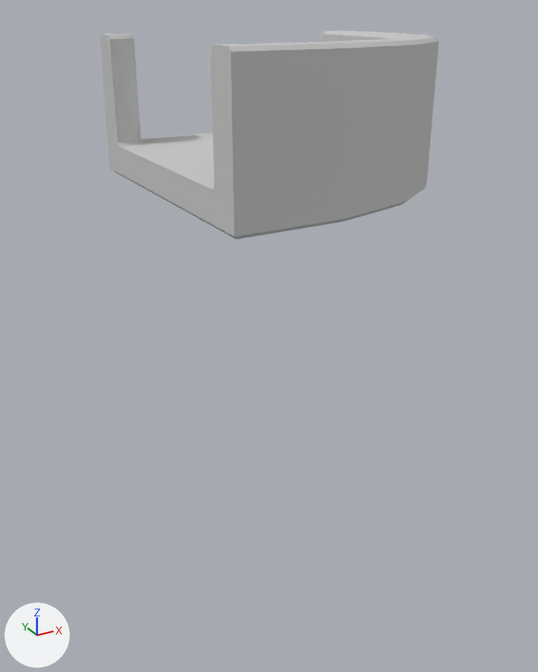
Two versions of the FBX model Assets/Models/Corner.fbx, one commit apart.
The view is the same before and after, from a 50 mm camera at (-74.3, -122.0, 17.6) aimed at (-6.6, 1.0, -43.9). Every picture has the same lights, and +X, +Y and +Z are marked at lower left. Where no turn or scale is listed for an object, it has been applied to the vertices.

Names of what the first picture shows: 'Corner'.
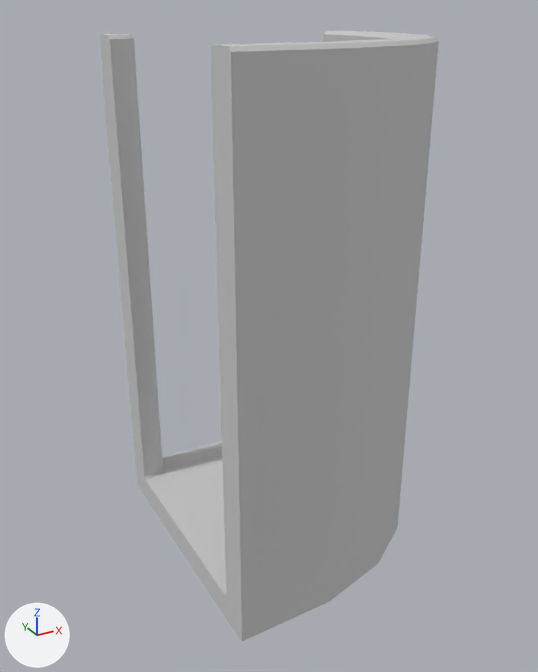
The newer file is also rescaled (x0.2), turned or shifted as a whole; pictures and numbers use the older file's frame.

Patch to the scene script:
```diff
--- a/Assets/Models/Corner.fbx.py
+++ b/Assets/Models/Corner.fbx.py
@@ me_mesh @@
 # used by ob_corner; location = (0.0, 0.0, 0.0)
-me_mesh.from_pydata(...)  # 115 vertices, 123 faces; spans x -28.6..28.6, y -28.5..28.5, z -13.1..13.1
+me_mesh.from_pydata(...)  # 115 vertices, 123 faces; spans x -28.6..28.6, y -28.5..28.5, z -90.2..13.1
+# me_mesh part 1: 54 of the vertices in x -28.6..28.6, y -28.5..28.5, z -13.1..-6.4 are moved by (0.0, 0.0, -77.2)
+# me_mesh part 2: all 2 vertices in x -22.3..-21.7, y 27.5..27.7, z -7.0..-6.4 are moved by (0.1, 0.0, -77.2)
+# me_mesh part 3: all 2 vertices in x 21.5..22.2, y 28.5, z -7.0..-6.4 are moved by (0.1, 0.0, -77.2)
 me_mesh.materials.append(mat_material__25)
```

Boxes [x1, y1, x2, y2] around the edits, measured in the pictures (538 x 672 px; the box of a moved part takes in the faces that stretch with it):
'Corner', reshaped (192% taller): before [99, 31, 439, 239]; after [99, 31, 439, 641]
part 1 of me_mesh, moved or reshaped: before [113, 99, 427, 239]; after [111, 99, 427, 641]
part 2 of me_mesh, moved or reshaped: before [143, 136, 213, 141]; after [162, 451, 222, 463]
part 3 of me_mesh, moved or reshaped: before [144, 34, 351, 139]; after [163, 34, 351, 460]
